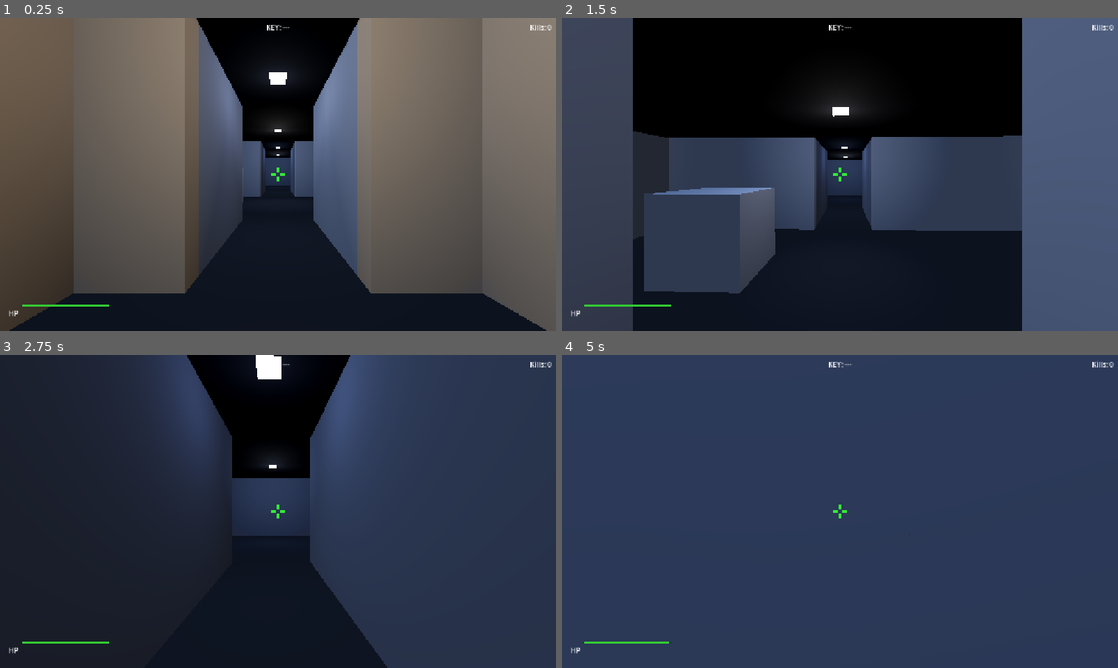
Above: before the commit, frames 1-4 (two rows, left to right).
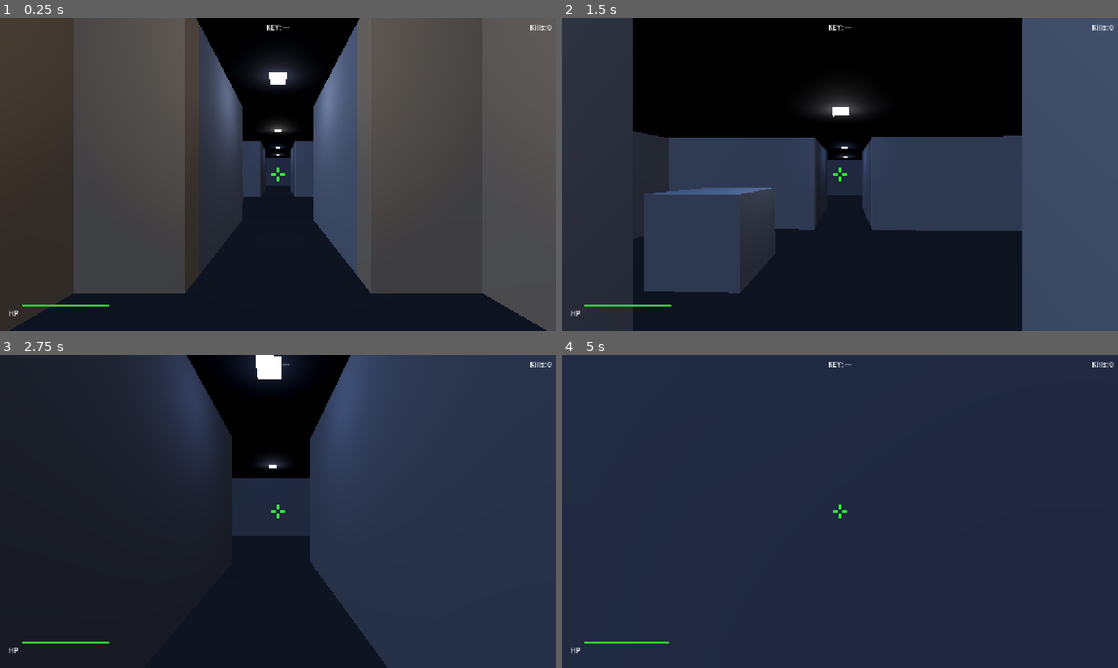
Above: after the commit, the same moments.

Repository: yarlson/hollows
Game: Godot game, scene res://scenes/levels/labyrinth.tscn
Same seed, same stepped clock (60 frames per second), same inputs: the game is played once before the commit and once after it.
Inputs (mouse positions are in pixels of both pictures, inside the frame that each line leads up to):
- Up to frame 1 (0.25 s): no input
- Up to frame 2 (1.5 s): tap Enter at 0.5 s; move the mouse to (867, 174) at 0.52 s; press the mouse at (867, 174) at 0.53 s; hold W (move_forward) from 0.53 s (still down); tap Space (jump) at 0.77 s; move the mouse to (812, 174) at 1.27 s; release the mouse at (812, 174) at 1.28 s; click (812, 174) at 1.35 s
- Up to frame 3 (2.75 s): keep holding W (move_forward); tap Space (jump) at 1.52 s; move the mouse to (289, 505) at 2.02 s; press the mouse at (289, 505) at 2.03 s
- Up to frame 4 (5 s): keep holding W (move_forward); move the mouse to (834, 517) at 2.77 s; release the mouse at (834, 517) at 2.78 s; click (834, 517) at 2.85 s; tap Space (jump) at 3.02, 3.77, 4.52 s; move the mouse to (878, 514) at 3.52 s; press the mouse at (878, 514) at 3.53 s; move the mouse to (795, 508) at 4.27 s; release the mouse at (795, 508) at 4.28 s; click (795, 508) at 4.35 s

The runs differ from the first frame. In frame 1, 52% of the frame differs, in the area x 0-100%, y 0-81%; in frame 2, 7.6%; in frame 3, less than 0.1%; in frame 4, 21%.

Commit message:
Improve material realism and lighting falloff by adding roughness values (0.85-0.95) to all wall, floor, and ceiling materials to reduce unrealistic glossiness, setting omni_attenuation=2.0 on all 10 lamps for more physically-based light falloff that creates sharper pools of light and deeper shadows, and enabling debanding in project settings to reduce visible gradients in the darker areas of the enclosed dungeon

Diff:
--- a/project.godot
+++ b/project.godot
@@ -61,6 +61,10 @@
 3d_physics/layer_3="Enemies"
 3d_physics/layer_4="Projectiles"
 
+[rendering]
+
+anti_aliasing/quality/use_debanding=true
+
 [physics]
 
 common/physics_interpolation=true
--- a/scenes/levels/labyrinth.tscn
+++ b/scenes/levels/labyrinth.tscn
@@ -33,6 +33,7 @@
 
 [sub_resource type="StandardMaterial3D" id="FloorMaterial"]
 albedo_color = Color(0.2, 0.2, 0.22, 1)
+roughness = 0.9
 
 [sub_resource type="StandardMaterial3D" id="SouthHallMaterial"]
 albedo_color = Color(0.5, 0.52, 0.58, 1)
@@ -48,6 +49,7 @@
 
 [sub_resource type="StandardMaterial3D" id="CeilingMaterial"]
 albedo_color = Color(0.15, 0.15, 0.17, 1)
+roughness = 0.95
 
 [sub_resource type="StandardMaterial3D" id="LampMaterial"]
 albedo_color = Color(0.9, 0.9, 0.8, 1)
@@ -167,6 +169,7 @@
 light_color = Color(1.0, 0.95, 0.85, 1)
 light_energy = 0.8
 shadow_enabled = true
+omni_attenuation = 2.0
 omni_range = 6.0
 
 [node name="SouthCorridorLamp" type="Node3D" parent="Lamps"]
@@ -180,6 +183,7 @@
 transform = Transform3D(1, 0, 0, 0, 1, 0, 0, 0, 1, 0, 3.5, 0)
 light_color = Color(0.85, 0.9, 1.0, 1)
 light_energy = 0.5
+omni_attenuation = 2.0
 omni_range = 5.0
 
 [node name="SouthHallLamp" type="Node3D" parent="Lamps"]
@@ -194,6 +198,7 @@
 light_color = Color(0.9, 0.9, 0.9, 1)
 light_energy = 0.7
 shadow_enabled = true
+omni_attenuation = 2.0
 omni_range = 7.0
 
 [node name="CombatWestLamp" type="Node3D" parent="Lamps"]
@@ -207,6 +212,7 @@
 transform = Transform3D(1, 0, 0, 0, 1, 0, 0, 0, 1, 0, 3.5, 0)
 light_color = Color(1.0, 0.8, 0.5, 1)
 light_energy = 0.7
+omni_attenuation = 2.0
 omni_range = 7.0
 
 [node name="CombatEastLamp" type="Node3D" parent="Lamps"]
@@ -220,6 +226,7 @@
 transform = Transform3D(1, 0, 0, 0, 1, 0, 0, 0, 1, 0, 3.5, 0)
 light_color = Color(1.0, 0.8, 0.5, 1)
 light_energy = 0.7
+omni_attenuation = 2.0
 omni_range = 7.0
 
 [node name="NorthCorridorLamp" type="Node3D" parent="Lamps"]
@@ -233,6 +240,7 @@
 transform = Transform3D(1, 0, 0, 0, 1, 0, 0, 0, 1, 0, 3.5, 0)
 light_color = Color(0.7, 0.8, 1.0, 1)
 light_energy = 0.4
+omni_attenuation = 2.0
 omni_range = 5.0
 
 [node name="NorthHallLamp" type="Node3D" parent="Lamps"]
@@ -247,6 +255,7 @@
 light_color = Color(0.8, 0.85, 0.95, 1)
 light_energy = 0.6
 shadow_enabled = true
+omni_attenuation = 2.0
 omni_range = 7.0
 
 [node name="NWCorridorLamp" type="Node3D" parent="Lamps"]
@@ -260,6 +269,7 @@
 transform = Transform3D(1, 0, 0, 0, 1, 0, 0, 0, 1, 0, 3.5, 0)
 light_color = Color(0.9, 0.85, 0.7, 1)
 light_energy = 0.4
+omni_attenuation = 2.0
 omni_range = 5.0
 
 [node name="KeyRoomLamp" type="Node3D" parent="Lamps"]
@@ -273,6 +283,7 @@
 transform = Transform3D(1, 0, 0, 0, 1, 0, 0, 0, 1, 0, 3.5, 0)
 light_color = Color(1.0, 0.9, 0.6, 1)
 light_energy = 0.6
+omni_attenuation = 2.0
 omni_range = 8.0
 
 [node name="ExitLamp" type="Node3D" parent="Lamps"]
@@ -286,6 +297,7 @@
 transform = Transform3D(1, 0, 0, 0, 1, 0, 0, 0, 1, 0, 3.5, 0)
 light_color = Color(0.6, 1.0, 0.7, 1)
 light_energy = 0.6
+omni_attenuation = 2.0
 omni_range = 8.0
 
 [node name="Enemies" type="Node3D" parent="."]
--- a/scenes/levels/wall_library.tres
+++ b/scenes/levels/wall_library.tres
@@ -1,21 +1,27 @@
 [gd_resource type="MeshLibrary" format=3]
 
 [sub_resource type="StandardMaterial3D" id="mat_spawn"]
+roughness = 0.85
 albedo_color = Color(0.6, 0.55, 0.5, 1)
 
 [sub_resource type="StandardMaterial3D" id="mat_south_hall"]
+roughness = 0.85
 albedo_color = Color(0.5, 0.52, 0.58, 1)
 
 [sub_resource type="StandardMaterial3D" id="mat_combat"]
+roughness = 0.85
 albedo_color = Color(0.55, 0.45, 0.38, 1)
 
 [sub_resource type="StandardMaterial3D" id="mat_north"]
+roughness = 0.85
 albedo_color = Color(0.4, 0.42, 0.48, 1)
 
 [sub_resource type="StandardMaterial3D" id="mat_key_room"]
+roughness = 0.85
 albedo_color = Color(0.6, 0.52, 0.35, 1)
 
 [sub_resource type="StandardMaterial3D" id="mat_exit"]
+roughness = 0.85
 albedo_color = Color(0.4, 0.52, 0.42, 1)
 
 [sub_resource type="BoxMesh" id="mesh_0"]
